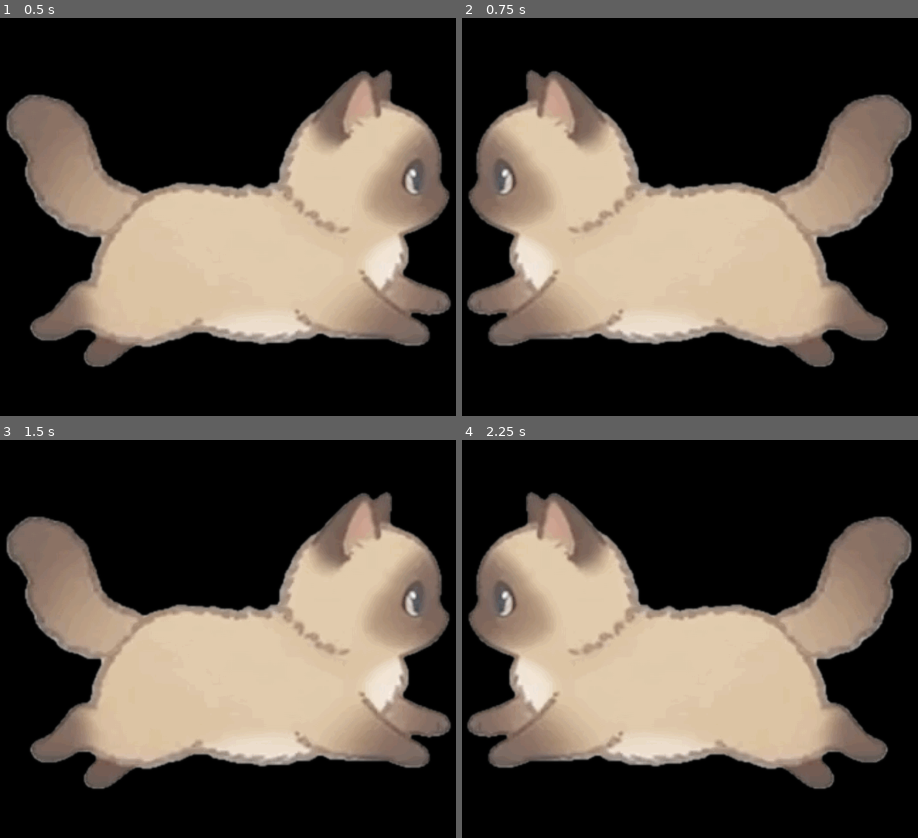
Above: before the commit, frames 1-4 (two rows, left to right).
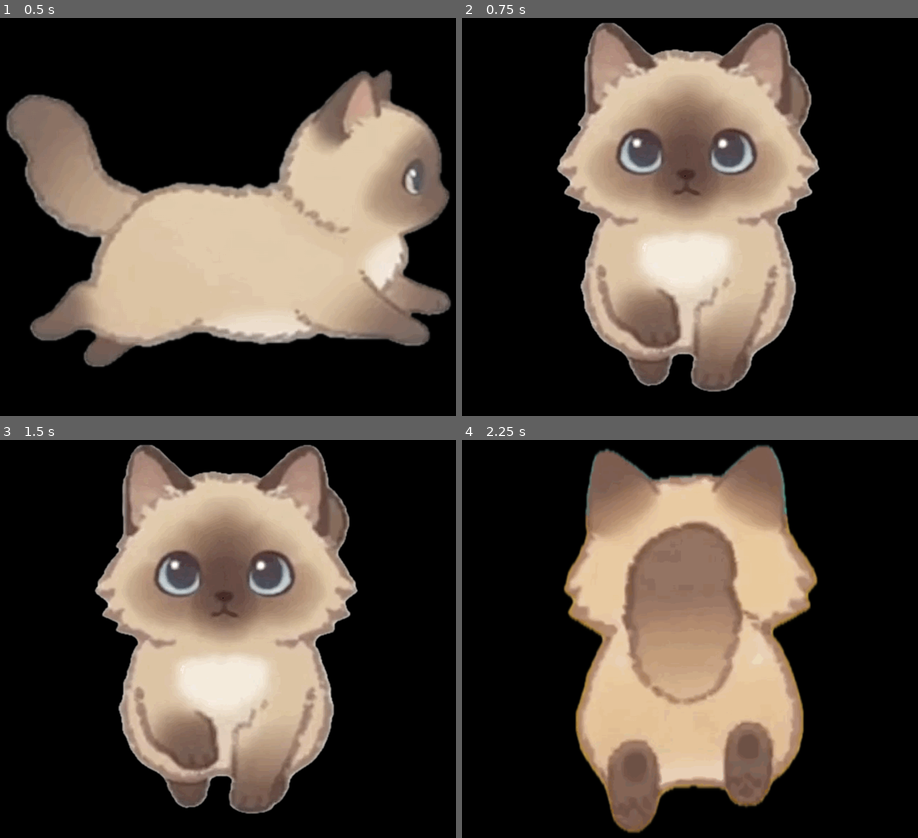
Above: after the commit, the same moments.

Repository: johnwayne1995/GodotCatGame
Game: Godot game, scene res://cat_root_node_2d.tscn
Same seed, same stepped clock (60 frames per second), same inputs: the game is played once before the commit and once after it.
Inputs (mouse positions are in pixels of both pictures, inside the frame that each line leads up to):
- Up to frame 1 (0.5 s): no input
- Up to frame 2 (0.75 s): drag from (676, 224) to (740, 69) at 0.52 s
- Up to frame 3 (1.5 s): drag from (123, 631) to (200, 710) at 1.27 s
- Up to frame 4 (2.25 s): move the mouse to (740, 491) at 2.02 s; hold Tab (toggle_passthrough) from 2.03 s (still down); click (740, 491) at 2.17 s

Frame 1 is identical in both runs. In frame 2, 53% of the frame differs, in the area x 1-99%, y 1-94%; in frame 3, 53%; in frame 4, 53%.

Commit message:
四方向移动完全版
点击猫会进入面朝你的 idle 状态

Diff:
--- a/cat_root_node_2d.gd
+++ b/cat_root_node_2d.gd
@@ -2,49 +2,56 @@
 
 enum State { IDLE, RUN }
 
+# ---------------- 配置 ----------------
+var max_speed_x = 10
+var max_speed_y = 5
+var slow_down_distance = 150.0
+var idle_time_range = Vector2(1.0, 3.0)
+var run_time_range = Vector2(2.0, 5.0)
+
+# ---------------- 状态 ----------------
 var state = State.RUN
+var axis = "x"  # 本次移动轴，"x" 或 "y"
 var direction = 1
-var max_speed = 50.0
+
 var current_speed = 0.0
 var target_speed = 0.0
-
-var screen_size
-var window_size
 
 var idle_timer = 0.0
 var run_timer = 0.0
 
-var slow_down_distance = 150.0
+# ---------------- 节点 ----------------
+var screen_size: Vector2
+var window_size: Vector2
+var sprite: AnimatedSprite2D
 
-
-@onready var sprite = $CatSprite_AnimatedSprite2D
-
+# ---------------- 初始化 ----------------
 func _ready():
 	randomize()
+
+	sprite = get_node("CatSprite_AnimatedSprite2D")
+	if sprite == null:
+		push_error("节点 CatSprite_AnimatedSprite2D 未找到！")
+		return
+
 	screen_size = DisplayServer.screen_get_size()
 	window_size = Vector2(DisplayServer.window_get_size())
 
 	start_running()
 
 func _process(delta):
-	current_speed = move_toward(current_speed, target_speed, 40 * delta)
-	if max_speed > 0:
-		sprite.speed_scale = clamp(current_speed / max_speed, 0.5, 2.0)
+	update_behavior(delta)
+	update_speed(delta)
+	update_movement()
+	update_animation_speed()
+	update_animation()
 
-	update_behavior(delta)
-	update_movement()
-
-
-# ==============================
-# 行为逻辑
-# ==============================
-
+# ---------------- 行为控制 ----------------
 func update_behavior(delta):
 	if state == State.RUN:
 		run_timer -= delta
 		if run_timer <= 0:
 			start_idle()
-
 	elif state == State.IDLE:
 		idle_timer -= delta
 		if idle_timer <= 0:
@@ -52,52 +59,126 @@
 
 func start_running():
 	state = State.RUN
-	run_timer = randf_range(2.0, 5.0)
+	run_timer = randf_range(run_time_range.x, run_time_range.y)
 
+	# 随机选择移动轴
+	axis = "x" if randf() > 0.5 else "y"
 	direction = 1 if randf() > 0.5 else -1
-	target_speed = randf_range(6.0, max_speed)
 
-	if direction > 0:
-		sprite.play("run_right")
+	# 设置目标速度
+	if axis == "x":
+		target_speed = randf_range(max_speed_x * 0.6, max_speed_x)
 	else:
-		sprite.play("run_left")
+		target_speed = randf_range(max_speed_y * 0.5, max_speed_y)
+
+	# 播放对应动画
+	if axis == "x":
+		sprite.play("run_right" if direction >= 0 else "run_left")
+	else:
+		sprite.play("run_down" if direction >= 0 else "run_up")
+
+func on_tap_cat():
+	state = State.IDLE
+	idle_timer = randf_range(idle_time_range.x, idle_time_range.y)
+	target_speed = 0.0
+	run_timer = 0.0   # 清空运行计时
+	axis = "y"
+	direction = 1
+	sprite.play("idle_down")
+
 
 func start_idle():
 	state = State.IDLE
-	idle_timer = randf_range(1.0, 3.0)
-	target_speed = 0
-	sprite.play("idle")
+	idle_timer = randf_range(idle_time_range.x, idle_time_range.y)
+	target_speed = 0.0
 
-# ==============================
-# 移动逻辑
-# ==============================
+	if axis == "x":
+		if  direction >= 0:
+			sprite.play("idle_right")
+		else:
+			sprite.play("idle_left")
+	else:
+		if  direction >= 0:
+			sprite.play("idle_down")
+		else:
+			sprite.play("idle_up")
 
+# ---------------- 平滑加减速 ----------------
+func update_speed(delta):
+	current_speed = move_toward(current_speed, target_speed, 40.0 * delta)
+
+# ---------------- 移动逻辑 ----------------
 func update_movement():
-	if state != State.RUN:
-		return
+	var pos = Vector2(DisplayServer.window_get_position())
 
-	var pos = Vector2(DisplayServer.window_get_position())
-	var distance_to_left = pos.x
-	var distance_to_right = screen_size.x - (pos.x + window_size.x)
+	# ---------------- 计算距离边界 ----------------
+	if axis == "x":
+		var distance_to_left = pos.x
+		var distance_to_right = screen_size.x - (pos.x + window_size.x)
 
-	if direction > 0 and distance_to_right < slow_down_distance:
-		target_speed = max_speed * (distance_to_right / slow_down_distance)
+		if direction > 0 and distance_to_right < slow_down_distance:
+			target_speed = max_speed_x * (distance_to_right / slow_down_distance)
+		elif direction < 0 and distance_to_left < slow_down_distance:
+			target_speed = max_speed_x * (distance_to_left / slow_down_distance)
 
-	elif direction < 0 and distance_to_left < slow_down_distance:
-		target_speed = max_speed * (distance_to_left / slow_down_distance)
+		pos.x += direction * current_speed
 
-	pos.x += direction * current_speed
+		# 到边界掉头
+		if pos.x + window_size.x >= screen_size.x:
+			pos.x = screen_size.x - window_size.x
+			direction = -1
+			target_speed = randf_range(max_speed_x * 0.6, max_speed_x)
+			sprite.play("run_left")
+		elif pos.x <= 0:
+			pos.x = 0
+			direction = 1
+			target_speed = randf_range(max_speed_x * 0.6, max_speed_x)
+			sprite.play("run_right")
 
-	if pos.x + window_size.x >= screen_size.x:
-		direction = -1
-		target_speed = randf_range(6.0, max_speed)
-		sprite.play("run_left")
+	else:  # axis == "y"
+		var distance_to_top = pos.y
+		var distance_to_bottom = screen_size.y - (pos.y + window_size.y)
 
-	elif pos.x <= 0:
-		direction = 1
-		target_speed = randf_range(6.0, max_speed)
-		sprite.play("run_right")
+		if direction > 0 and distance_to_bottom < slow_down_distance:
+			target_speed = max_speed_y * (distance_to_bottom / slow_down_distance)
+		elif direction < 0 and distance_to_top < slow_down_distance:
+			target_speed = max_speed_y * (distance_to_top / slow_down_distance)
 
+		pos.y += direction * current_speed
 
+		# 到边界掉头
+		if pos.y + window_size.y >= screen_size.y:
+			pos.y = screen_size.y - window_size.y
+			direction = -1
+			target_speed = randf_range(max_speed_y * 0.5, max_speed_y)
+			sprite.play("run_up")
+		elif pos.y <= 0:
+			pos.y = 0
+			direction = 1
+			target_speed = randf_range(max_speed_y * 0.5, max_speed_y)
+			sprite.play("run_down")
 
 	DisplayServer.window_set_position(pos)
+
+# ---------------- 动画速度同步 ----------------
+func update_animation_speed():
+	sprite.speed_scale = clamp(
+	current_speed / (max_speed_x if axis == "x" else max_speed_y),
+	0.5,
+	2.0
+)
+
+# ---------------- 动画更新 ----------------
+func update_animation():
+	if current_speed < 0.01:
+		if sprite.animation != "idle":
+			if axis == "x":
+				if  direction >= 0:
+					sprite.play("idle_right")
+				else:
+					sprite.play("idle_left")
+			else:
+				if  direction >= 0:
+					sprite.play("idle_down")
+				else:
+					sprite.play("idle_up")
--- a/cat_root_node_2d.tscn
+++ b/cat_root_node_2d.tscn
@@ -3,10 +3,13 @@
 [ext_resource type="Script" uid="uid://b7yx05f4n8m31" path="res://cat_root_node_2d.gd" id="1_coyk4"]
 [ext_resource type="Script" uid="uid://doll2sifr3axf" path="res://window_controller_node.gd" id="2_yb8yl"]
 [ext_resource type="Texture2D" uid="uid://2fk6st8je5xq" path="res://Resources/Sprite/idle_F.png" id="3_3rxeb"]
-[ext_resource type="Texture2D" uid="uid://bkotimuca7hxm" path="res://Resources/Sprite/run_F_1.png" id="4_nu3yy"]
-[ext_resource type="Texture2D" uid="uid://ce4u3r5tuyywg" path="res://Resources/Sprite/run_F_2.png" id="5_lyv4b"]
-[ext_resource type="Texture2D" uid="uid://dqgtu7j8pcuai" path="res://Resources/Sprite/run_F_3.png" id="6_de2yb"]
-[ext_resource type="Texture2D" uid="uid://cemhunbjs7xn7" path="res://Resources/Sprite/run_F_4.png" id="7_yb5oa"]
+[ext_resource type="Texture2D" uid="uid://b7m6lkdgn1ev" path="res://Resources/Sprite/idle_left.png" id="4_joqja"]
+[ext_resource type="Texture2D" uid="uid://cajxx6ussjw1y" path="res://Resources/Sprite/run_down_1.png" id="4_yb5oa"]
+[ext_resource type="Texture2D" uid="uid://ddbsy7ikhf8ey" path="res://Resources/Sprite/idle_right.png" id="5_bl8uq"]
+[ext_resource type="Texture2D" uid="uid://b01or75eyslub" path="res://Resources/Sprite/run_down_2.png" id="5_um0sn"]
+[ext_resource type="Texture2D" uid="uid://vsbrqapjmvpo" path="res://Resources/Sprite/idle_up.png" id="6_g4b3x"]
+[ext_resource type="Texture2D" uid="uid://cxjr8eb4ov12j" path="res://Resources/Sprite/run_down_3.png" id="6_joqja"]
+[ext_resource type="Texture2D" uid="uid://cccrf3p4aglev" path="res://Resources/Sprite/run_down_4.png" id="7_bl8uq"]
 [ext_resource type="Texture2D" uid="uid://c5gff2e4c1bjt" path="res://Resources/Sprite/runL_1.png" id="8_yb5oa"]
 [ext_resource type="Texture2D" uid="uid://c6i4huxqpj0l1" path="res://Resources/Sprite/runL_2.png" id="9_um0sn"]
 [ext_resource type="Texture2D" uid="uid://b0hlpspogrf86" path="res://Resources/Sprite/runL_3.png" id="10_joqja"]
@@ -15,32 +18,58 @@
 [ext_resource type="Texture2D" uid="uid://dmsfehq3gi4d7" path="res://Resources/Sprite/runR_2.png" id="13_um0sn"]
 [ext_resource type="Texture2D" uid="uid://ekqg8nofjpsk" path="res://Resources/Sprite/runR_3.png" id="14_joqja"]
 [ext_resource type="Texture2D" uid="uid://vhnqeti2vkv4" path="res://Resources/Sprite/runR_4.png" id="15_bl8uq"]
+[ext_resource type="Texture2D" uid="uid://cqd4ohylktddl" path="res://Resources/Sprite/run_up_1.png" id="18_sv4hs"]
+[ext_resource type="Texture2D" uid="uid://fxiuh3pex67k" path="res://Resources/Sprite/run_up_2.png" id="19_g4b3x"]
+[ext_resource type="Texture2D" uid="uid://bn8axertjqkpd" path="res://Resources/Sprite/run_up_3.png" id="20_wjypp"]
+[ext_resource type="Texture2D" uid="uid://bdom8ntu5nmt0" path="res://Resources/Sprite/run_up_4.png" id="21_msymx"]
+[ext_resource type="Texture2D" uid="uid://xjh7c2p1ggnp" path="res://Resources/Sprite/run_up_5.png" id="22_aoque"]
 
 [sub_resource type="SpriteFrames" id="SpriteFrames_ybq17"]
 animations = [{
 "frames": [{
 "duration": 1.0,
 "texture": ExtResource("3_3rxeb")
-}, {
-"duration": 1.0,
-"texture": ExtResource("3_3rxeb")
 }],
 "loop": true,
-"name": &"idle",
+"name": &"idle_down",
 "speed": 5.0
 }, {
 "frames": [{
 "duration": 1.0,
-"texture": ExtResource("4_nu3yy")
+"texture": ExtResource("4_joqja")
+}],
+"loop": true,
+"name": &"idle_left",
+"speed": 5.0
+}, {
+"frames": [{
+"duration": 1.0,
+"texture": ExtResource("5_bl8uq")
+}],
+"loop": true,
+"name": &"idle_right",
+"speed": 5.0
+}, {
+"frames": [{
+"duration": 1.0,
+"texture": ExtResource("6_g4b3x")
+}],
+"loop": true,
+"name": &"idle_up",
+"speed": 5.0
+}, {
+"frames": [{
+"duration": 1.0,
+"texture": ExtResource("4_yb5oa")
 }, {
 "duration": 1.0,
-"texture": ExtResource("5_lyv4b")
+"texture": ExtResource("5_um0sn")
 }, {
 "duration": 1.0,
-"texture": ExtResource("6_de2yb")
+"texture": ExtResource("6_joqja")
 }, {
 "duration": 1.0,
-"texture": ExtResource("7_yb5oa")
+"texture": ExtResource("7_bl8uq")
 }],
 "loop": true,
 "name": &"run_down",
@@ -82,16 +111,19 @@
 }, {
 "frames": [{
 "duration": 1.0,
-"texture": ExtResource("4_nu3yy")
+"texture": ExtResource("18_sv4hs")
 }, {
 "duration": 1.0,
-"texture": ExtResource("5_lyv4b")
+"texture": ExtResource("19_g4b3x")
 }, {
 "duration": 1.0,
-"texture": ExtResource("6_de2yb")
+"texture": ExtResource("20_wjypp")
 }, {
 "duration": 1.0,
-"texture": ExtResource("7_yb5oa")
+"texture": ExtResource("21_msymx")
+}, {
+"duration": 1.0,
+"texture": ExtResource("22_aoque")
 }],
 "loop": true,
 "name": &"run_up",
@@ -111,9 +143,8 @@
 
 [node name="CatSprite_AnimatedSprite2D" type="AnimatedSprite2D" parent="." unique_id=1835799935]
 sprite_frames = SubResource("SpriteFrames_ybq17")
-animation = &"run_down"
+animation = &"idle_up"
 autoplay = "run_left"
-frame_progress = 0.35783342
 
 [node name="HitArea_Area2D" type="Area2D" parent="CatSprite_AnimatedSprite2D" unique_id=654064635]
 
--- a/window_controller_node.gd
+++ b/window_controller_node.gd
@@ -2,6 +2,8 @@
 
 @export var enable_drag := true
 @export var enable_topmost := true
+@onready var cat_root = get_parent()
+
 
 var dragging := false
 var drag_offset := Vector2.ZERO
@@ -10,7 +12,7 @@
 
 func _ready():
 	_setup_window()
-	set_mouse_passthrough(true)
+	set_mouse_passthrough(false)
 
 
 
@@ -88,7 +90,10 @@
 
 
 func _on_hit_area_area_2d_input_event(viewport: Node, event: InputEvent, shape_idx: int) -> void:
-	pass # Replace with function body.
+	if event is InputEventMouseButton and event.pressed and event.button_index == MOUSE_BUTTON_LEFT:
+		if cat_root.has_method("start_idle"):
+			print("tap")
+			cat_root.on_tap_cat()
 
 
 func _input(event):
Binary file changed: Resources/Sprite/idle_F.png
Binary file added: Resources/Sprite/idle_left.png
Not shown, added: Resources/Sprite/idle_left.png.import
Binary file added: Resources/Sprite/idle_right.png
Not shown, added: Resources/Sprite/idle_right.png.import
Binary file added: Resources/Sprite/idle_up.png
Not shown, added: Resources/Sprite/idle_up.png.import
Binary file removed: Resources/Sprite/run_F_1.png
Not shown, removed: Resources/Sprite/run_F_1.png.import
Binary file removed: Resources/Sprite/run_F_2.png
Not shown, removed: Resources/Sprite/run_F_2.png.import
Binary file removed: Resources/Sprite/run_F_3.png
(and 31 more such lines)
